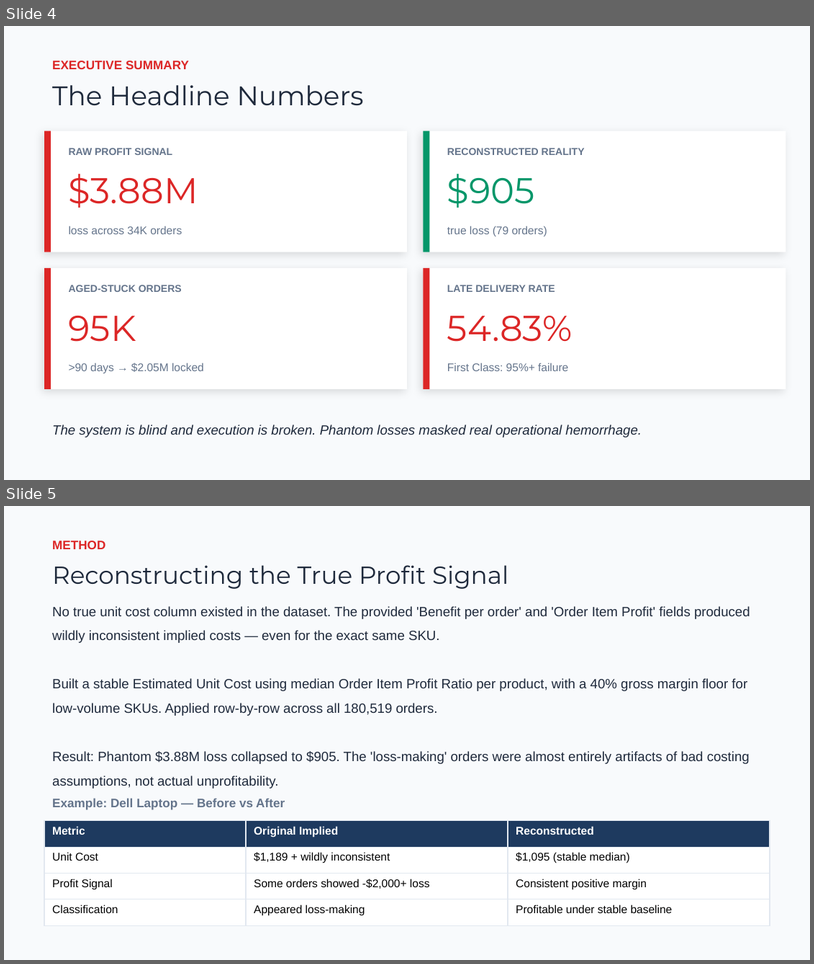
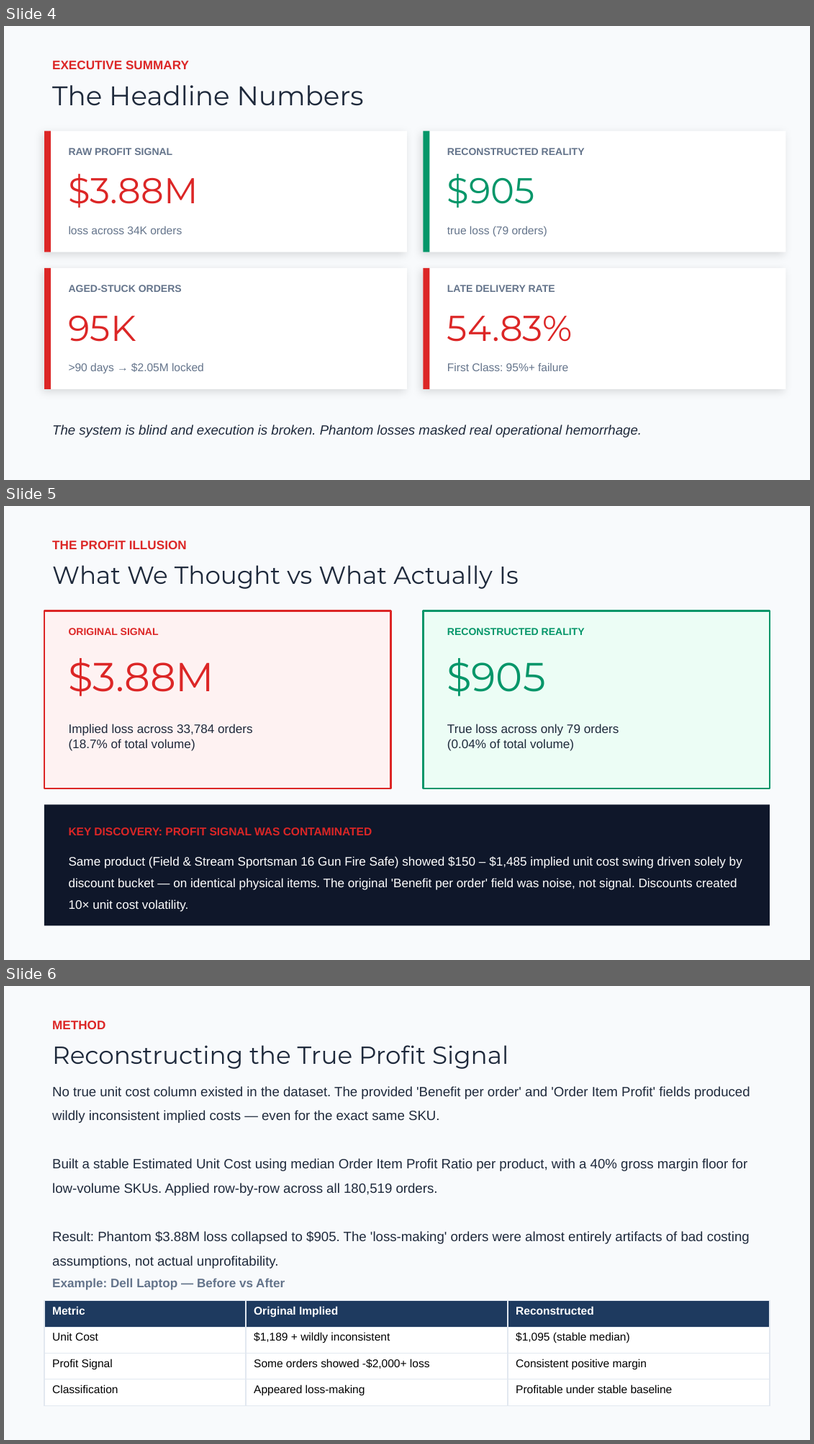
Before and after one commit to gitrealbud/dataco-supply-chain-diagnostic, a slide deck: DataCo_Global_Supply_Chain_Diagnostic.pptx. Shown one above the other, each under a label of ours: slides 4 and 5 before the commit, slides 4, 5 and 6 after it. The pictures are 814x964 and 814x1444 pixels, drawn with LibreOffice and Linux fonts; fonts in the diff are those of the drawing. Boxes give left, top, right and bottom in pixels: in the first picture for what was removed or moved away, otherwise in the second. Text is boxed around its words. In the diff, an @@ line names an element or a change of style, - is before the commit and + after.

```diff
--- a/DataCo_Global_Supply_Chain_Diagnostic.pptx
+++ b/DataCo_Global_Supply_Chain_Diagnostic.pptx
@@ slide 5 added at (4,506,810,960), background #F8FAFC @@
@@ text added at (52,541,187,549), 11 pt, text #DC2626, bold @@
+THE PROFIT ILLUSION
@@ text added at (52,565,519,589), 22 pt, text #1E293B @@
+What We Thought vs What Actually Is
@@ rectangle added at (44,611,391,788), fill #FEF2F2, outline #DC2626 1.5 pt @@
@@ rectangle added at (423,611,770,788), fill #ECFDF5, outline #059669 1.5 pt @@
@@ text added at (69,628,159,635), 9 pt, text #DC2626, bold @@
+ORIGINAL SIGNAL
@@ text added at (448,628,585,635), 9 pt, text #059669, bold @@
+RECONSTRUCTED REALITY
@@ text added at (69,658,215,696), 36 pt, text #DC2626 @@
+$3.88M
@@ text added at (448,658,546,696), 36 pt, text #059669 @@
+$905
@@ text added at (69,723,253,751), 11 pt, text #1E293B @@
+Implied loss across 33,784 orders
+(18.7% of total volume)
@@ text added at (448,723,620,751), 11 pt, text #1E293B @@
+True loss across only 79 orders
+(0.04% of total volume)
@@ rectangle added at (44,804,770,925), fill #0F172A @@
@@ text added at (69,827,372,835), 10 pt, text #DC2626, bold @@
+KEY DISCOVERY: PROFIT SIGNAL WAS CONTAMINATED
@@ text added at (69,856,743,911), 11 pt, text #FFFFFF @@
+Same product (Field & Stream Sportsman 16 Gun Fire Safe) showed $150 – $1,485 implied unit cost swing driven solely by discount bucket — on identical physical items. The original 'Benefit per order' field was noise, not signal. Discounts created 10× unit cost volatility.
@@ what was slide 5 is now slide 6 @@
```
Also in this commit, not shown: 2 slides changed.
